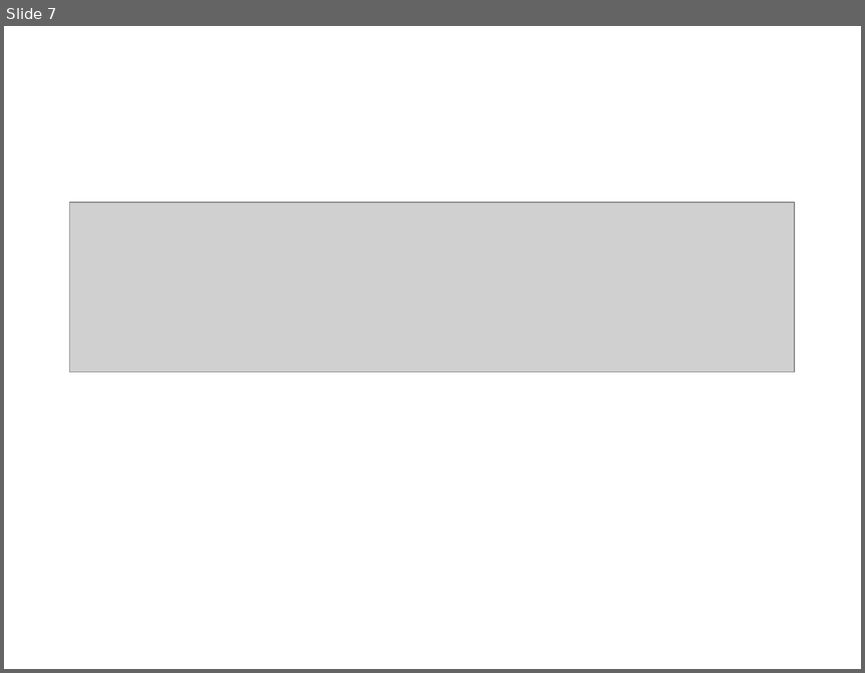
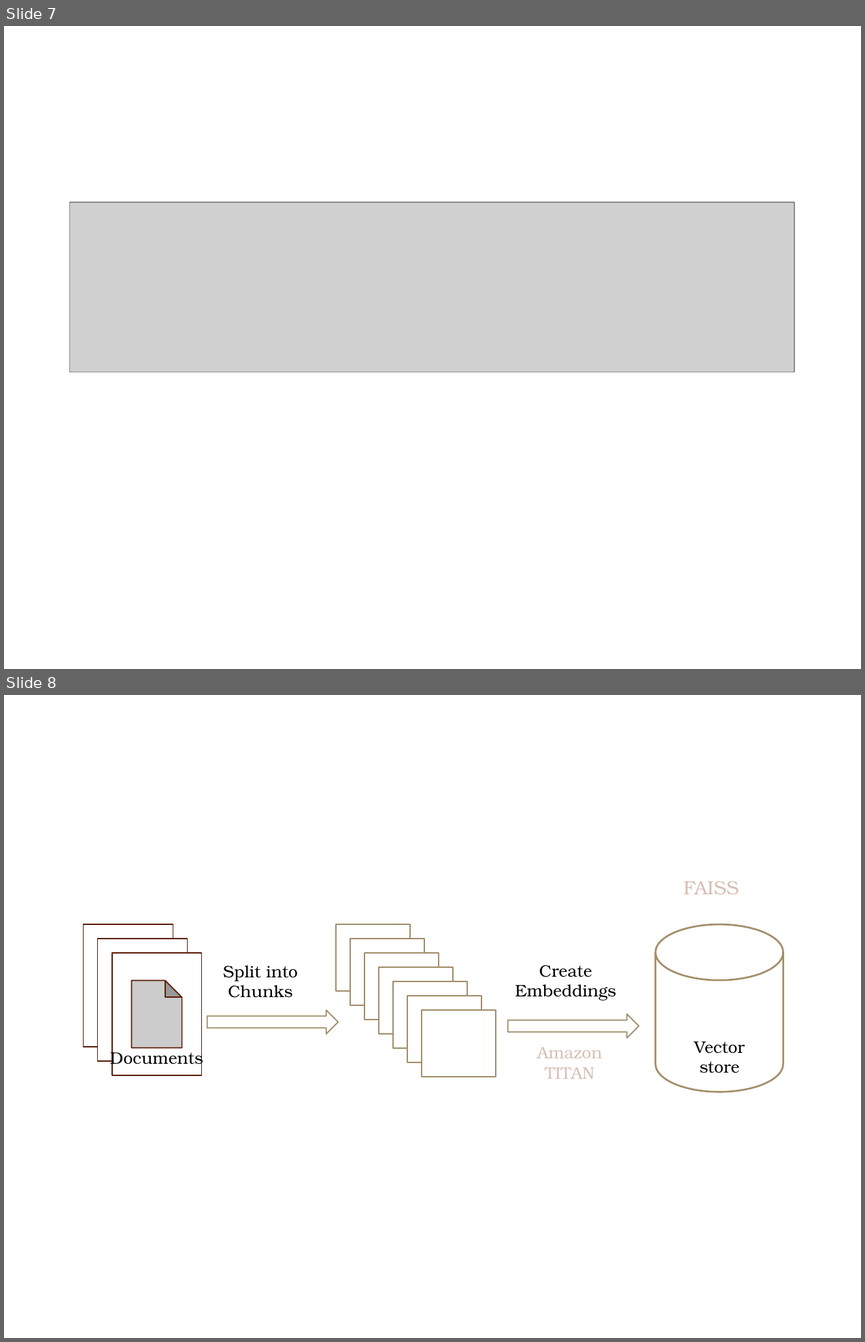
Before and after one commit to mayeedul1234/chat-prompt-code, a slide deck: AI-Prompt App.pptx. Shown one above the other, each under a label of ours: slide 7 before the commit, slides 7 and 8 after it. The pictures are 865x673 and 865x1342 pixels, drawn with LibreOffice and Linux fonts; fonts in the diff are those of the drawing; grey boxes stand for pictures; background and template pictures are left out. Boxes give left, top, right and bottom in pixels: in the first picture for what was removed or moved away, otherwise in the second. Text is boxed around its words. In the diff, an @@ line names an element or a change of style, - is before the commit and + after.

```diff
--- a/AI-Prompt App.pptx
+++ b/AI-Prompt App.pptx
@@ slide 8 added at box(4, 695, 861, 1338), background #FFFFFF @@
@@ text added at box(683, 881, 739, 894), 16 pt, text #D8BFB6 @@
+FAISS
@@ action button document added at box(84, 925, 173, 1047), fill #FFFFFF, outline #5C200A 1 pt @@
@@ action button document added at box(97, 938, 188, 1061), fill #FFFFFF, outline #5C200A 1 pt @@
@@ rectangle added at box(336, 925, 410, 991), fill #FFFFFF, outline #A28E6A 1 pt @@
@@ rectangle added at box(350, 938, 425, 1005), fill #FFFFFF, outline #A28E6A 1 pt @@
@@ cylinder added at box(655, 925, 783, 1091), fill #FFFFFF, outline #A28E6A 1.5 pt @@
@@ action button document added at box(112, 953, 202, 1075), fill #FFFFFF, outline #5C200A 1 pt @@
@@ rectangle added at box(364, 953, 439, 1020), fill #FFFFFF, outline #A28E6A 1 pt @@
@@ text added at box(223, 965, 297, 998), 14 pt, text #000000 @@
+Split into Chunks
@@ rectangle added at box(379, 968, 453, 1034), fill #FFFFFF, outline #A28E6A 1 pt @@
@@ text added at box(515, 965, 616, 1000), 14 pt, text #000000 @@
+Create Embeddings
@@ rectangle added at box(393, 981, 468, 1048), fill #FFFFFF, outline #A28E6A 1 pt @@
@@ rectangle added at box(407, 996, 481, 1063), fill #FFFFFF, outline #A28E6A 1 pt @@
@@ right arrow added at box(207, 1011, 338, 1034), fill #FFFFFF, outline #A28E6A 1 pt @@
@@ rectangle added at box(422, 1011, 496, 1077), fill #FFFFFF, outline #A28E6A 1 pt @@
@@ right arrow added at box(508, 1014, 639, 1038), fill #FFFFFF, outline #A28E6A 1 pt @@
@@ text added at box(694, 1041, 745, 1073), 14 pt, text #000000 @@
+Vector store
@@ text added at box(110, 1049, 203, 1068), 14 pt, text #000000 @@
+Documents
@@ text added at box(537, 1047, 602, 1079), 14 pt, text #D8BFB6 @@
+Amazon TITAN
@@ ellipse added at box(806, 1285, 836, 1314), outline #FFFFFF 1 pt @@
```
Also in this commit, not shown: 1 other slide added.
